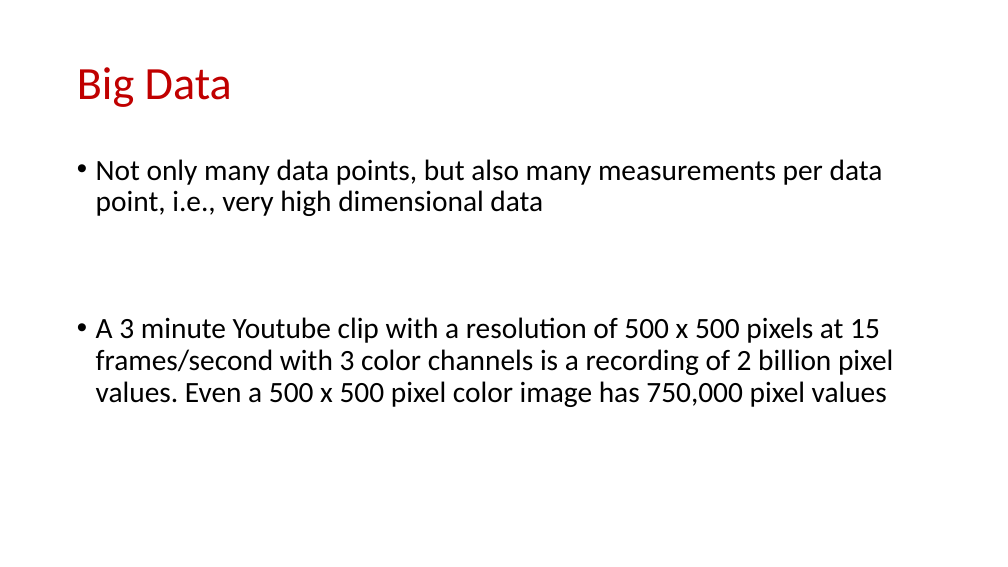
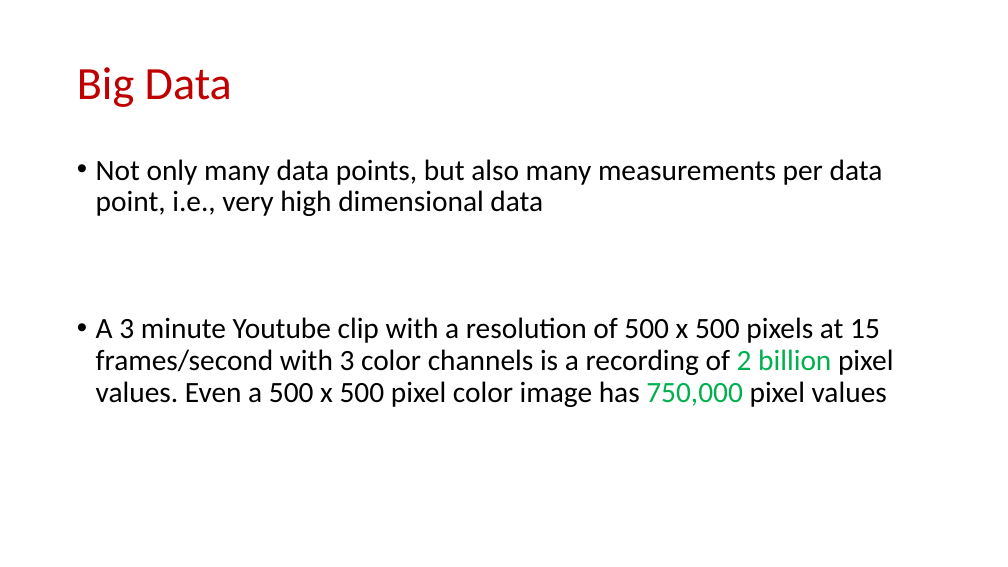
Before and after one commit to samsonzhou/samsonzhou.github.io, a slide deck: slide 17 of CSCE658-S24/L6.pptx (slide 20 before the commit). Drawn at 1008x567 pixels with LibreOffice and Linux fonts; fonts in the diff are those of the drawing. Boxes give left, top, right and bottom in pixels: in the first picture for what was removed or moved away, otherwise in the second. Text is boxed around its words. In the diff, an @@ line names an element or a change of style, - is before the commit and + after.

```diff
--- a/CSCE658-S24/L6.pptx
+++ b/CSCE658-S24/L6.pptx
@@ text at (96,317,893,407): text colour #000000 to #00B050 in "2 billion 750,000" @@
```
Also in this commit, not shown: 2 other slides changed, 3 slides removed.
